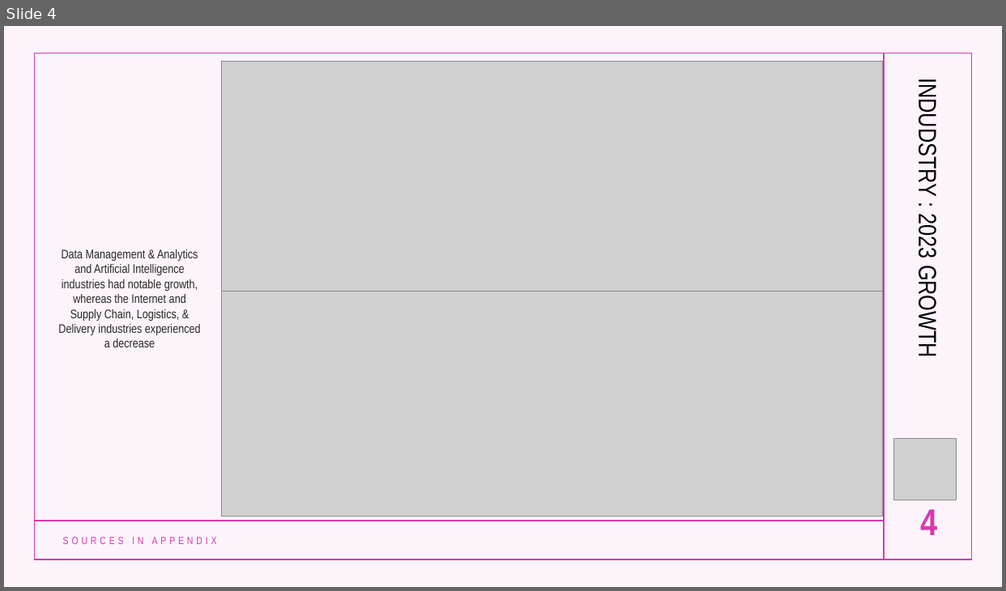
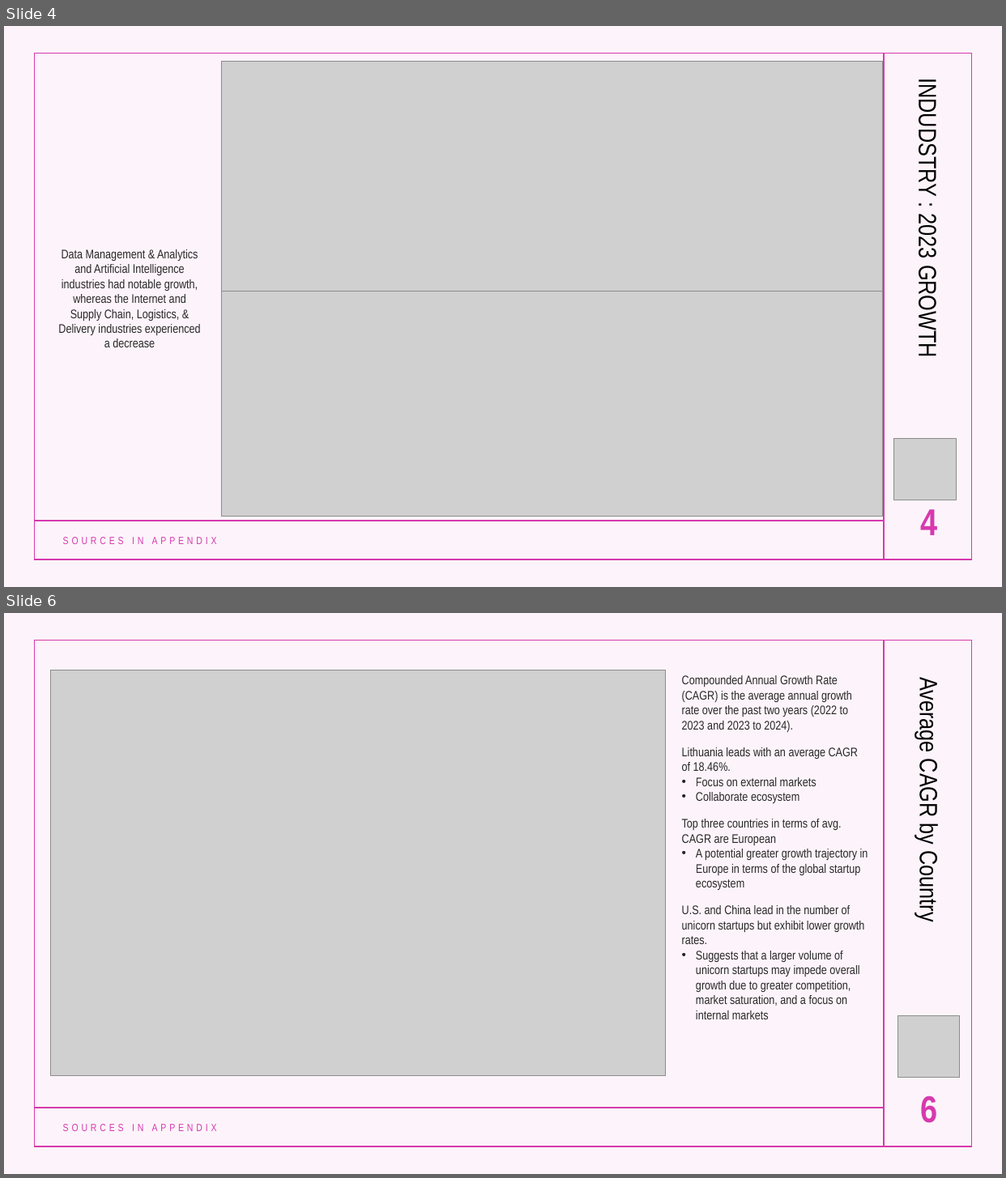
Before and after one commit to lanahuyen/Group_Project_1, a slide deck: Presentation/Presentation_Group 7.pptx. Shown one above the other, each under a label of ours: slide 4 before the commit, slides 4 and 6 after it; the slides between them are not shown. The pictures are 1006x591 and 1006x1178 pixels, drawn with LibreOffice and Linux fonts; fonts in the diff are those of the drawing; grey boxes stand for pictures. Boxes give left, top, right and bottom in pixels: in the first picture for what was removed or moved away, otherwise in the second. Text is boxed around its words. In the diff, an @@ line names an element or a change of style, - is before the commit and + after.

```diff
--- a/Presentation/Presentation_Group 7.pptx
+++ b/Presentation/Presentation_Group 7.pptx
@@ slide 6 added at <box>4,613,1002,1174</box>, background #FFFFFF; not listed: 4 template elements that a slide beside it also shows @@
@@ picture added at <box>51,670,666,1076</box> @@
@@ text added at <box>682,675,852,732</box>, 12 pt, text #000000 at 84% opacity @@
+Compounded Annual Growth Rate (CAGR) is the average annual growth rate over the past two years (2022 to 2023 and 2023 to 2024).
@@ text added at <box>914,684,943,921</box>, 24 pt, text #000000 @@
+Average CAGR by Country
@@ text added at <box>682,747,858,803</box>, 12 pt, text #000000 at 84% opacity @@
+Lithuania leads with an average CAGR of 18.46%.
+• Focus on external markets
+• Collaborate ecosystem
@@ text added at <box>682,819,868,890</box>, 12 pt, text #000000 at 84% opacity @@
+Top three countries in terms of avg. CAGR are European
+• A potential greater growth trajectory in Europe in terms of the global startup ecosystem
@@ text added at <box>682,905,865,1020</box>, 12 pt, text #000000 at 84% opacity @@
+U.S. and China lead in the number of unicorn startups but exhibit lower growth rates.
+• Suggests that a larger volume of unicorn startups may impede overall growth due to greater competition, market saturation, and a focus on internal markets
@@ picture added at <box>898,1016,959,1077</box> @@
@@ page number added at <box>920,1096,937,1123</box>, 36 pt, text #D739AE, bold @@
+6
@@ text added at <box>63,1124,217,1131</box>, 10 pt, text #D739AE @@
+SOURCES IN APPENDIX
```
Also in this commit, not shown: 1 slide changed, 11 other slides added, 3 other files.
